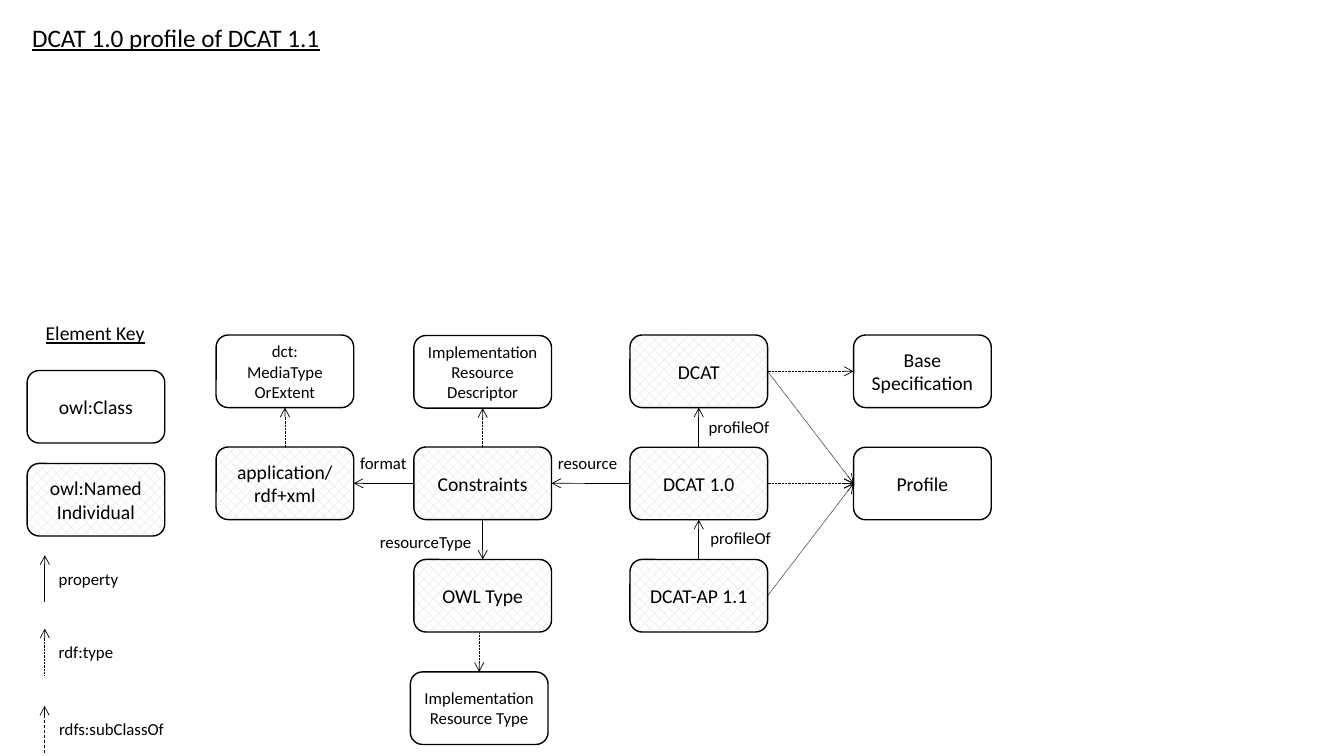
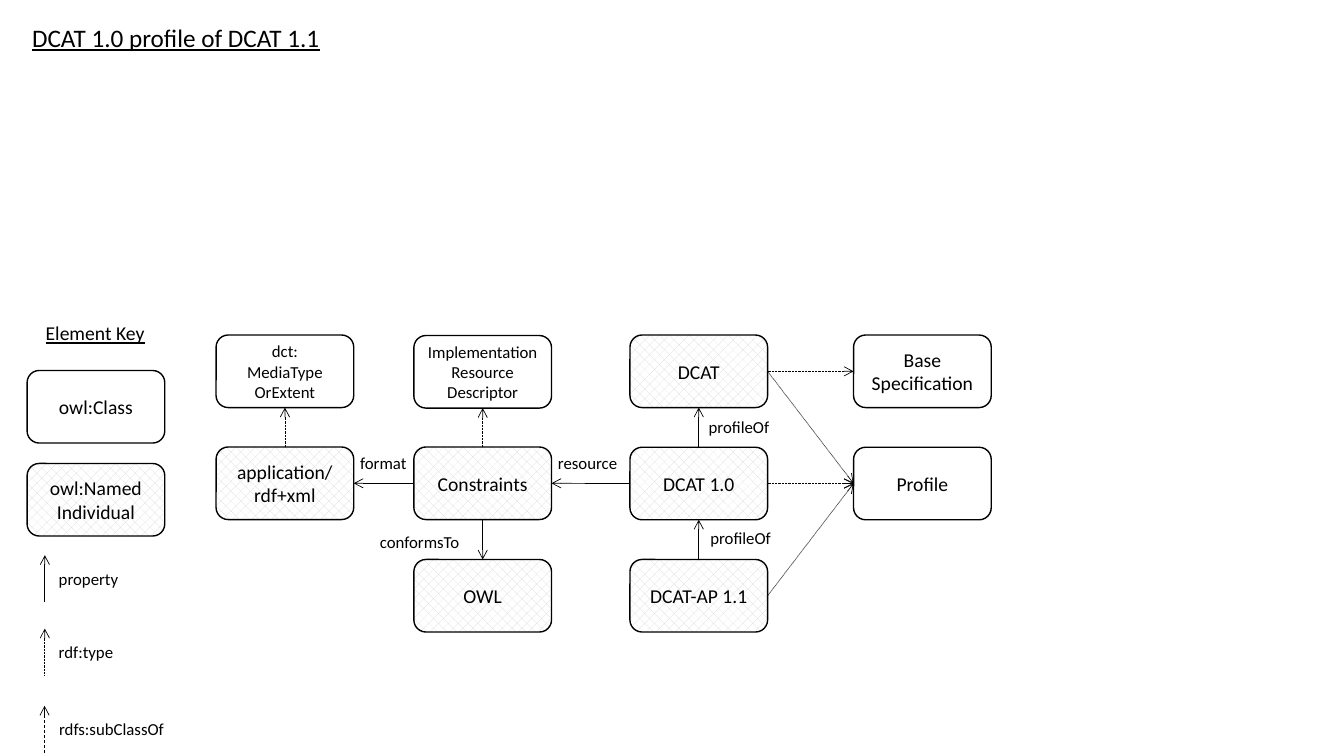
Before and after one commit to w3c/dxwg, a slide deck: slide 3 of profiledesc/profiledesc-diagrams.pptx. Drawn at 1344x756 pixels with LibreOffice and Linux fonts; fonts in the diff are those of the drawing. Boxes give left, top, right and bottom in pixels: in the first picture for what was removed or moved away, otherwise in the second. Text is boxed around its words. In the diff, an @@ line names an element or a change of style, - is before the commit and + after.

Commit message:
resourceType -> conformsTo & ImpleDescType -> ImpleDescRole in all diags

```diff
--- a/profiledesc/profiledesc-diagrams.pptx
+++ b/profiledesc/profiledesc-diagrams.pptx
@@ text at [380,536,459,548]: text changed @@
-resourceType
+conformsTo
@@ text in rounded rectangle at [463,590,502,603]: text changed @@
-OWL Type
+OWL
@@ arrow removed from (479, 633) to (479, 673) @@
@@ rounded rectangle removed at [410,673,548,745] @@
-Implementation Resource Type
```
Also in this commit, not shown: 4 other slides changed, 1 slide removed, 7 other files.
